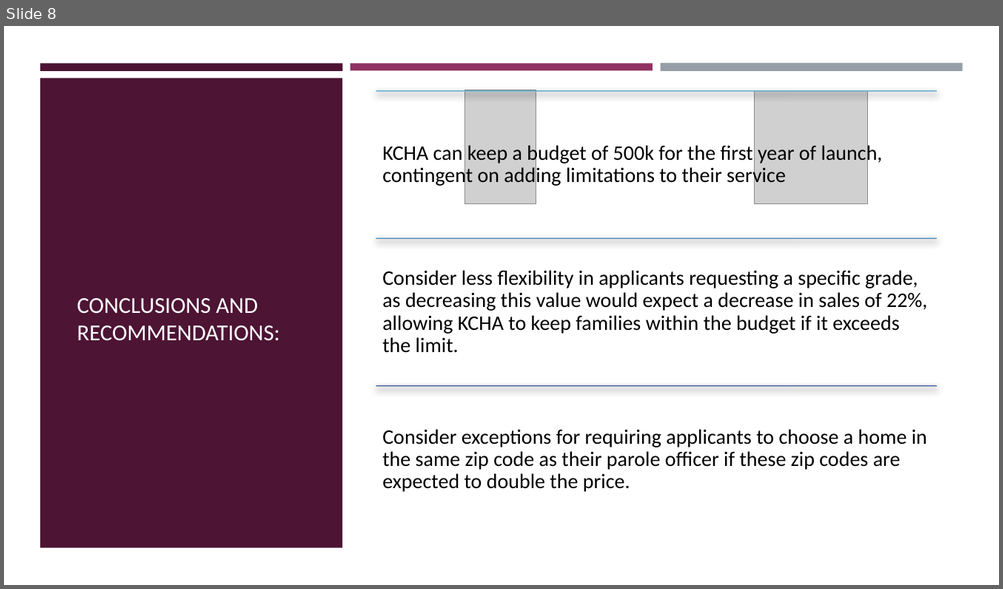
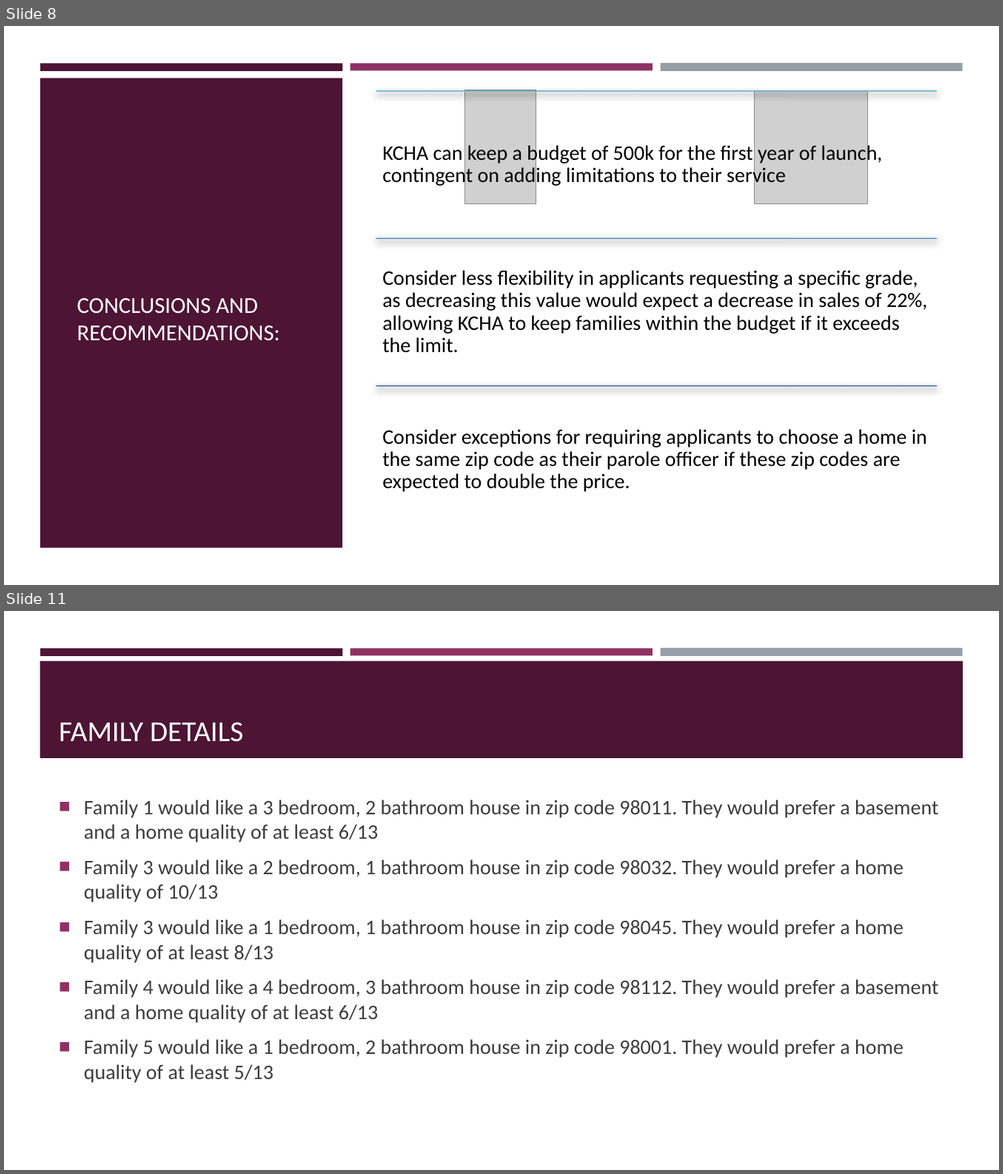
Before and after one commit to sabinabains/dsc-phase-2-project, a slide deck: Phase 2 Project - Sabina Bains - 1.19.22 .pptx. Shown one above the other, each under a label of ours: slide 8 before the commit, slides 8 and 11 after it; the slides between them are not shown. The pictures are 1003x589 and 1003x1174 pixels, drawn with LibreOffice and Linux fonts; fonts in the diff are those of the drawing; grey boxes stand for pictures. Boxes give left, top, right and bottom in pixels: in the first picture for what was removed or moved away, otherwise in the second. Text is boxed around its words. In the diff, an @@ line names an element or a change of style, - is before the commit and + after.

```diff
--- a/Phase 2 Project - Sabina Bains - 1.19.22 .pptx
+++ b/Phase 2 Project - Sabina Bains - 1.19.22 .pptx
@@ slide 11 added at box(4, 611, 999, 1170), background #FFFFFF @@
@@ rectangle added at box(40, 648, 343, 655), fill #4D1434 @@
@@ rectangle added at box(350, 648, 652, 655), fill #903163 @@
@@ rectangle added at box(660, 648, 962, 657), fill #969FA7 @@
@@ rectangle added at box(40, 661, 963, 758), fill #4D1434 @@
@@ title added at box(59, 722, 243, 742), 28 pt, text #FFFFFF @@
+FAMILY DETAILS
@@ text added at box(84, 800, 938, 1083), 20 pt, text #3D3D3D @@
+■ Family 1 would like a 3 bedroom, 2 bathroom house in zip code 98011. They would prefer a basement and a home quality of at least 6/13
+■ Family 3 would like a 2 bedroom, 1 bathroom house in zip code 98032. They would prefer a home quality of 10/13
+■ Family 3 would like a 1 bedroom, 1 bathroom house in zip code 98045. They would prefer a home quality of at least 8/13
+■ Family 4 would like a 4 bedroom, 3 bathroom house in zip code 98112. They would prefer a basement and a home quality of at least 6/13
+■ Family 5 would like a 1 bedroom, 2 bathroom house in zip code 98001. They would prefer a home quality of at least 5/13
```
Also in this commit, not shown: 5 slides changed, 2 other slides added, 2 other files.
